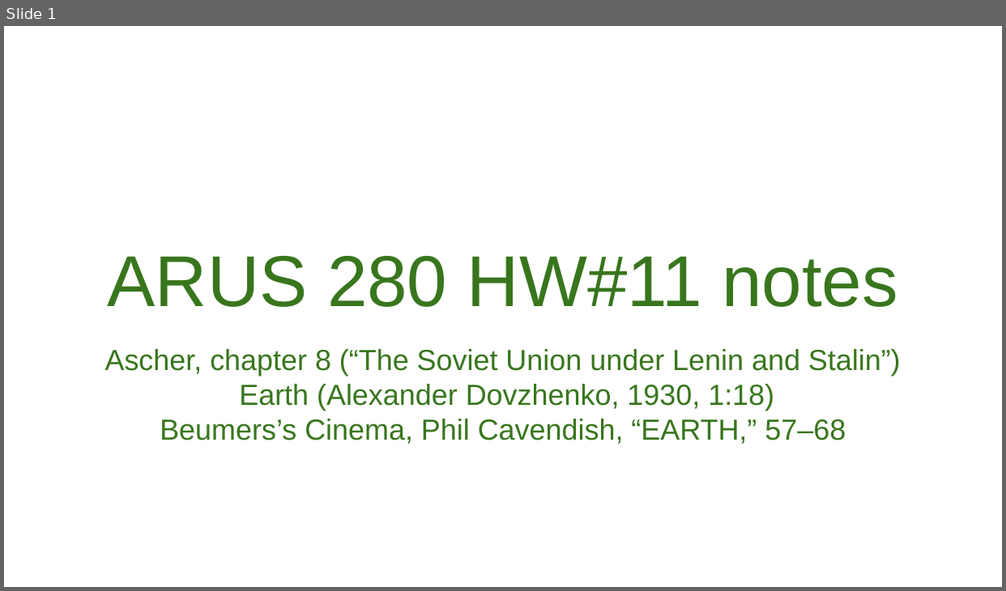
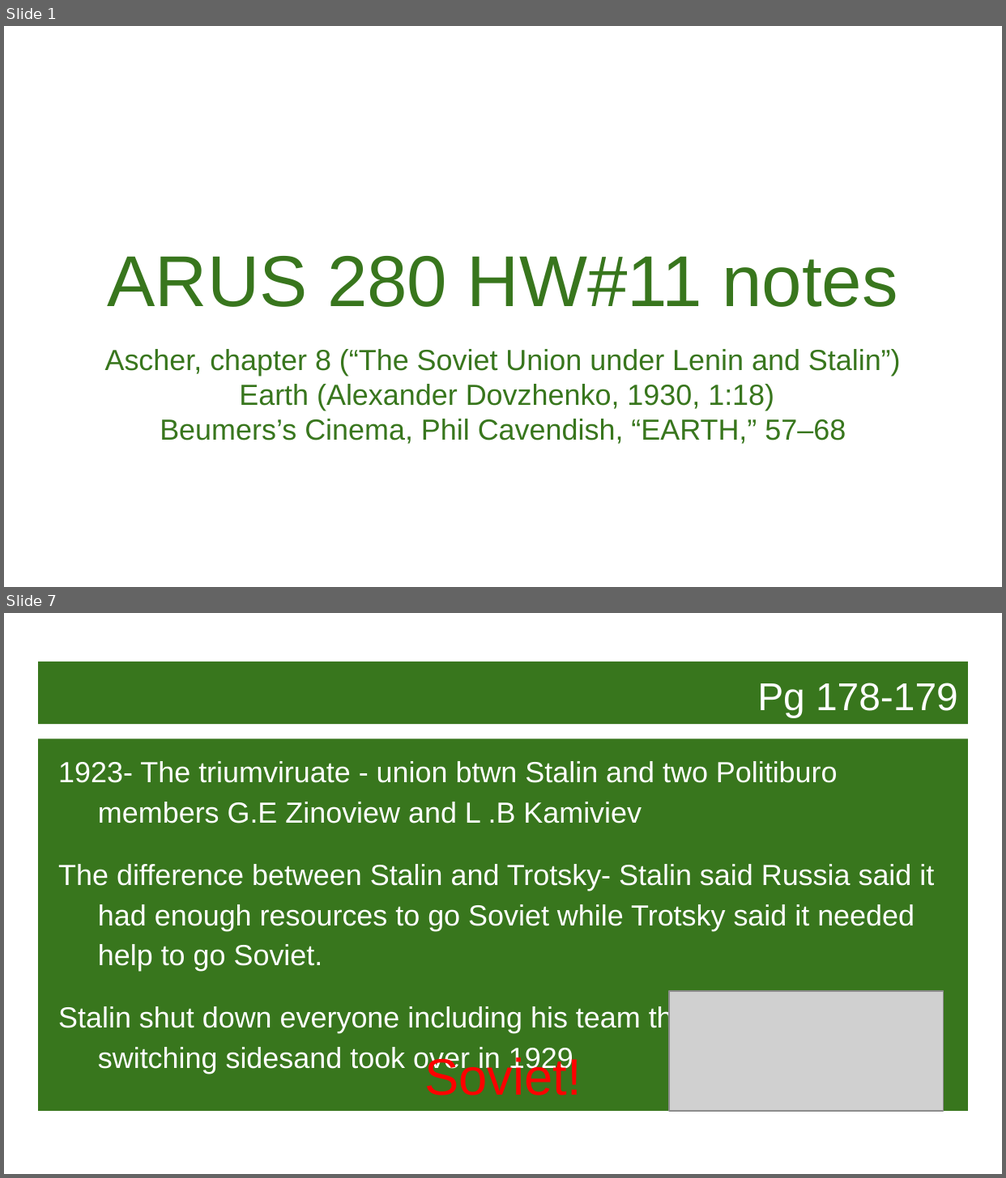
Before and after one commit to MichaelOdumosu57/Spring_2017, a slide deck: Spring 2017 Semester/Music or Arts/ARUS HW/11 ARUS HW/ARUS 280 HW#11 notes.pptx. Shown one above the other, each under a label of ours: slide 1 before the commit, slides 1 and 7 after it; the slides between them are not shown. The pictures are 1006x591 and 1006x1178 pixels, drawn with LibreOffice and Linux fonts; fonts in the diff are those of the drawing; grey boxes stand for pictures; background and template pictures are left out. Boxes give left, top, right and bottom in pixels: in the first picture for what was removed or moved away, otherwise in the second. Text is boxed around its words. In the diff, an @@ line names an element or a change of style, - is before the commit and + after.

```diff
--- a/Spring 2017 Semester/Music or Arts/ARUS HW/11 ARUS HW/ARUS 280 HW#11 notes.pptx
+++ b/Spring 2017 Semester/Music or Arts/ARUS HW/11 ARUS HW/ARUS 280 HW#11 notes.pptx
@@ slide 7 added at bbox=[4, 613, 1002, 1174], background picture (left out) @@
@@ title added at bbox=[38, 662, 968, 725], fill #38761D, 28 pt, text #FFFFFF @@
+Pg 178-179
@@ text added at bbox=[38, 739, 968, 1111], fill #38761D, 21 pt, text #FFFFFF @@
+1923- The triumviruate - union btwn Stalin and two Politiburo members G.E Zinoview and L .B Kamiviev
+The difference between Stalin and Trotsky- Stalin said Russia said it had enough resources to go Soviet while Trotsky said it needed help to go Soviet.
+Stalin shut down everyone including his team that betrayed him, by switching sidesand took over in 1929
@@ picture added at bbox=[669, 991, 943, 1111] @@
@@ text added at bbox=[424, 1054, 581, 1096], 37 pt, text #FF0000 @@
+Soviet!
```
Also in this commit, not shown: 4 slides changed, 14 other slides added, 1 slide removed, 42 other files.
